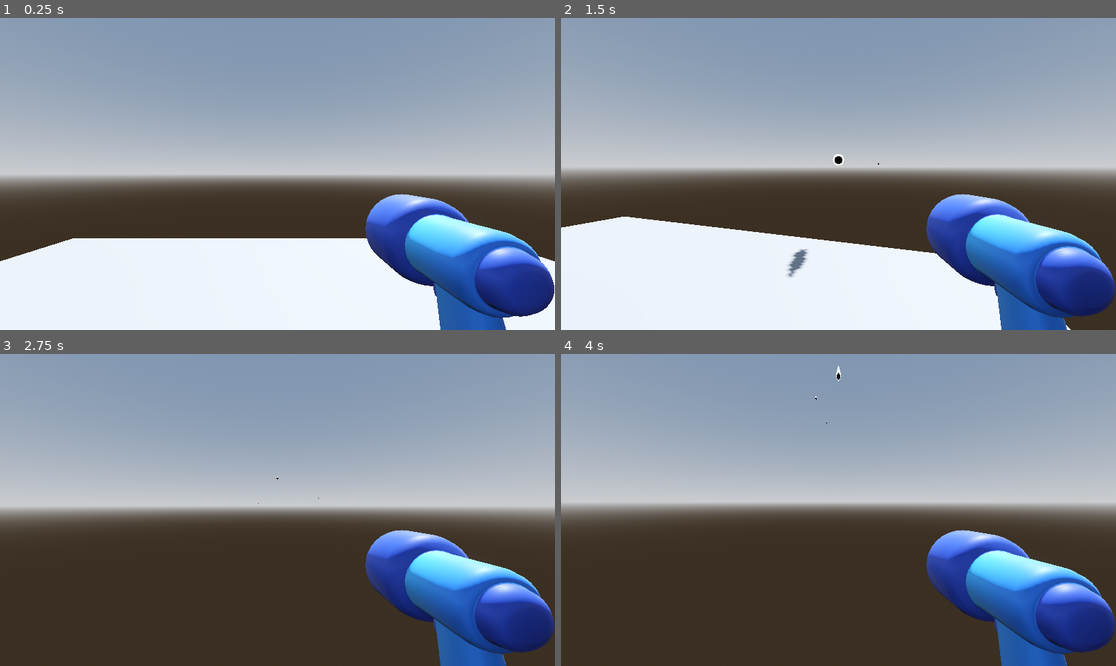
Above: before the commit, frames 1-4 (two rows, left to right).
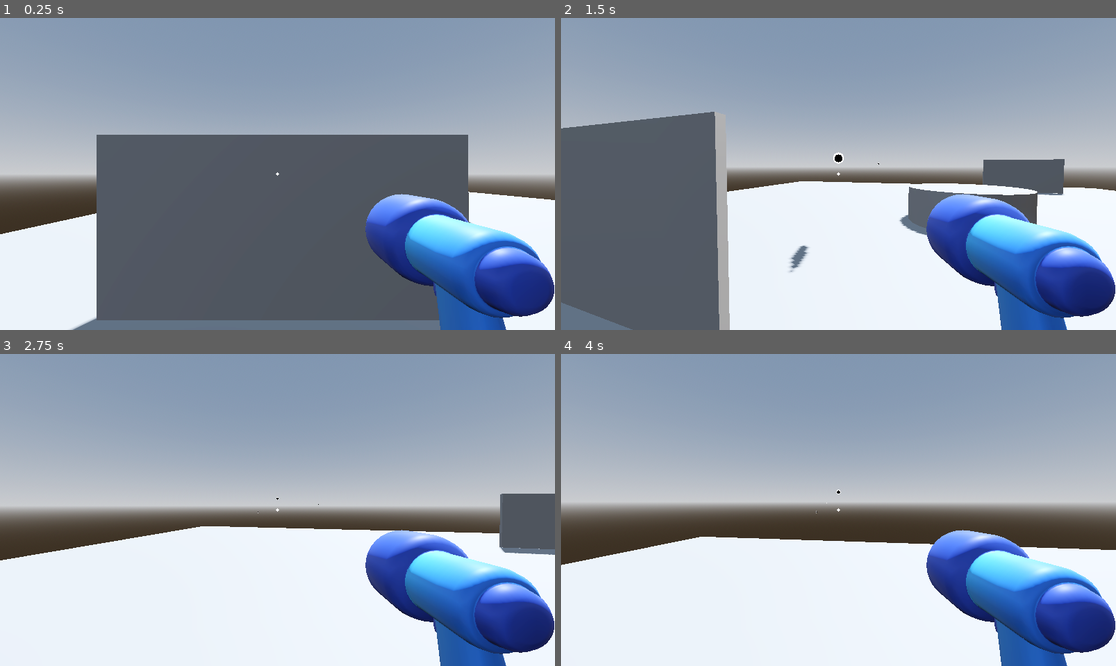
Above: after the commit, the same moments.

Repository: SoanGlengan/3dgame
Game: Godot game, scene res://game.tscn
Two runs of this game, one before a commit and one after it. Both use one fixed random seed, a clock stepped at 60 frames per second and the inputs below.
Inputs (mouse positions are in pixels of both pictures, inside the frame that each line leads up to):
- Up to frame 1 (0.25 s): no input
- Up to frame 2 (1.5 s): tap Enter (ui_accept) at 0.5, 0.77 s; move the mouse to (960, 158) at 0.52 s; hold D (right) 0.53-1.28 s; click (960, 158) at 0.6 s; move the mouse to (810, 174) at 1.27 s; hold W (forward) from 1.28 s (still down); click (810, 174) at 1.35 s
- Up to frame 3 (2.75 s): keep holding W (forward); tap Enter (ui_accept) at 1.52 s; move the mouse to (288, 503) at 2.02 s; click (288, 503) at 2.1 s
- Up to frame 4 (4 s): keep holding W (forward); move the mouse to (832, 516) at 2.77 s; click (832, 516) at 2.85 s; tap Enter (ui_accept) at 3.02, 3.77 s; move the mouse to (877, 513) at 3.52 s; click (877, 513) at 3.6 s

The runs differ from the first frame. In frame 1, 40% of the frame differs, in the area x 0-100%, y 37-100%; in frame 2, 32%; in frame 3, 34%; in frame 4, 30%.

Commit message:
added crosshair

Diff:
--- a/character.tscn
+++ b/character.tscn
@@ -2,6 +2,7 @@
 
 [ext_resource type="Script" uid="uid://dqcehcdwv22wt" path="res://player.gd" id="1_glpr6"]
 [ext_resource type="PackedScene" uid="uid://clsvuqe3axmr" path="res://simple_gun/gun_model.glb" id="2_pjt0s"]
+[ext_resource type="Script" uid="uid://dtj7gmna11qhg" path="res://reticle.gd" id="3_wa5vi"]
 
 [sub_resource type="ProceduralSkyMaterial" id="ProceduralSkyMaterial_vu45j"]
 sky_horizon_color = Color(0.66224277, 0.6717428, 0.6867428, 1)
@@ -49,4 +50,27 @@
 transform = Transform3D(-0.75328743, 0, 0.02015974, 0, 0.75355715, 0, -0.02015974, 0, -0.75328743, 0.7969867, -0.37999976, -0.9564758)
 
 [node name="Marker3D" type="Marker3D" parent="CharacterBody3D/Neck/Camera3D" unique_id=45284053]
-transform = Transform3D(-4.371139e-08, 0, 1, 0, 1, 0, -1, 0, -4.371139e-08, 0, -0.048, -0.822)
+transform = Transform3D(-4.371139e-08, 0, 1, 0, 1, 0, -1, 0, -4.371139e-08, 0, 0, -1)
+
+[node name="UserInterface" type="Control" parent="CharacterBody3D/Neck/Camera3D" unique_id=2126430423]
+layout_mode = 3
+anchors_preset = 15
+anchor_right = 1.0
+anchor_bottom = 1.0
+grow_horizontal = 2
+grow_vertical = 2
+mouse_filter = 1
+
+[node name="reticle" type="CenterContainer" parent="CharacterBody3D/Neck/Camera3D/UserInterface" unique_id=1230171634]
+layout_mode = 1
+anchors_preset = 8
+anchor_left = 0.5
+anchor_top = 0.5
+anchor_right = 0.5
+anchor_bottom = 0.5
+offset_right = 20.0
+offset_bottom = 20.0
+grow_horizontal = 2
+grow_vertical = 2
+script = ExtResource("3_wa5vi")
+DOT_RADIUS = 3.0
--- a/game.tscn
+++ b/game.tscn
@@ -5,8 +5,23 @@
 [node name="game" type="Node3D" unique_id=1551873215]
 
 [node name="CSGBox3D" type="CSGBox3D" parent="." unique_id=2101766571]
-transform = Transform3D(1, 0, 0, 0, 1, 0, 0, 0, 1, 0, -5, 0)
+transform = Transform3D(1, 0, 0, 0, 1, 0, 0, 0, 1, -3.989571, -0.0005002022, -4.0470057)
 use_collision = true
-size = Vector3(10, 10, 10)
+size = Vector3(24, 0.001, 24)
 
 [node name="Node3D" parent="." unique_id=2109709649 instance=ExtResource("1_80nbo")]
+transform = Transform3D(1, 0, 0, 0, 1, 0, 0, 0, 1, -8.744272, 0, 5.0411386)
+
+[node name="CSGBox3D2" type="CSGBox3D" parent="." unique_id=2112850469]
+transform = Transform3D(1, 0, 0, 0, 1, 0, 0, 0, 1, 1.5720396, 1.0136298, -11.2617855)
+size = Vector3(4, 2, 0.1)
+
+[node name="CSGBox3D3" type="CSGBox3D" parent="." unique_id=1657977917]
+transform = Transform3D(1, 0, 0, 0, 1, 0, 0, 0, 1, -8.692652, 0.99804837, 2.8023963)
+size = Vector3(4, 2, 0.1)
+
+[node name="CSGCylinder3D" type="CSGCylinder3D" parent="." unique_id=1235664561]
+transform = Transform3D(1, 0, 0, 0, 1, 0, 0, 0, 1, -3.6546223, 0.48084593, -2.5521154)
+radius = 1.5
+height = 1.0
+sides = 64
--- /dev/null
+++ b/reticle.gd
@@ -0,0 +1,15 @@
+extends CenterContainer
+
+@export var DOT_RADIUS : float = 1.0
+@export var DOT_COLOR : Color = Color.WHITE
+
+# Called when the node enters the scene tree for the first time.
+func _ready() -> void:
+	queue_redraw()
+
+
+# Called every frame. 'delta' is the elapsed time since the previous frame.
+func _process(delta: float) -> void:
+	pass
+func _draw():
+	draw_circle(Vector2(0,0),DOT_RADIUS,DOT_COLOR)
Not shown, added: reticle.gd.uid
